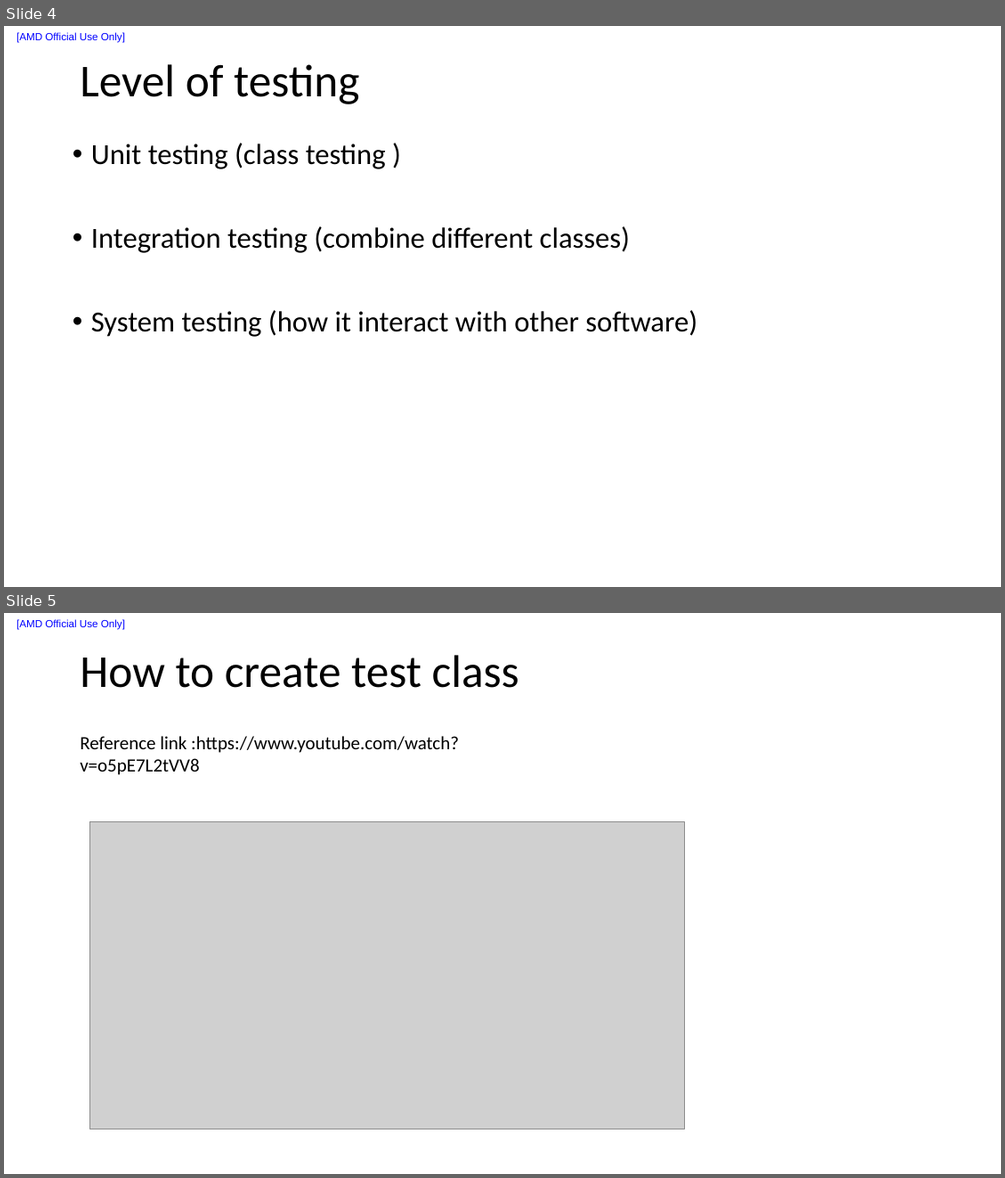
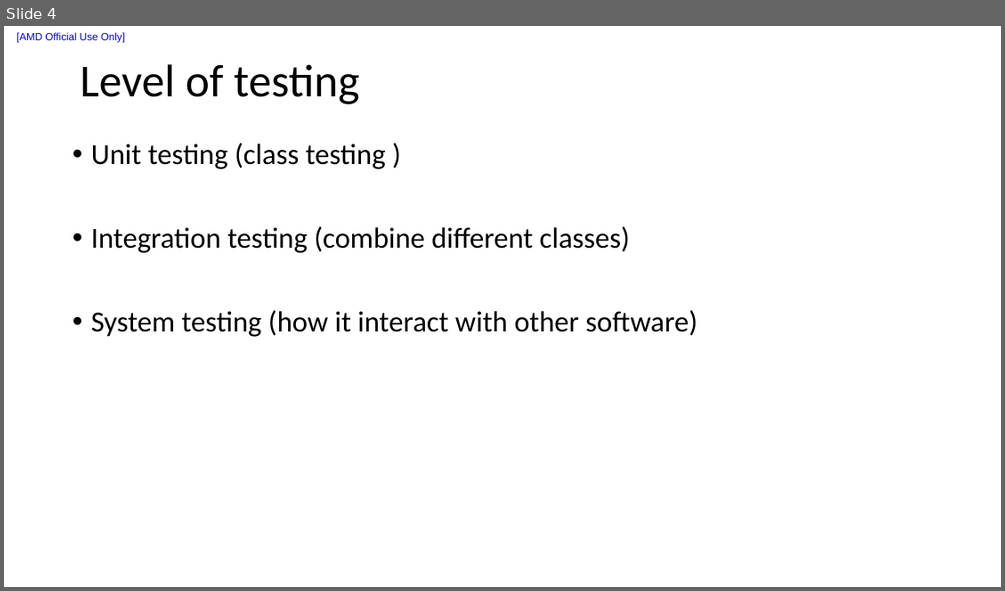
Before and after one commit to liuxu-github-ui/Java, a slide deck: Software testing/software testing.pptx. Shown one above the other, each under a label of ours: slides 4 and 5 before the commit, slide 4 after it. The pictures are 1005x1178 and 1005x591 pixels, drawn with LibreOffice and Linux fonts; fonts in the diff are those of the drawing; grey boxes stand for pictures. Boxes give left, top, right and bottom in pixels: in the first picture for what was removed or moved away, otherwise in the second. Text is boxed around its words. In the diff, an @@ line names an element or a change of style, - is before the commit and + after.

```diff
--- a/Software testing/software testing.pptx
+++ b/Software testing/software testing.pptx
@@ slide 5 removed at (4, 613, 1001, 1174), background #FFFFFF; not listed: 1 template element that a slide beside it also shows @@
@@ title removed at (80, 655, 519, 688) @@
-How to create test class
@@ text removed at (80, 736, 459, 775) @@
-Reference link :https://www.youtube.com/watch?v=o5pE7L2tVV8
@@ picture removed at (90, 821, 685, 1129) @@
```
Also in this commit, not shown: 10 slides added, 1 other slide removed, 16 other files.
